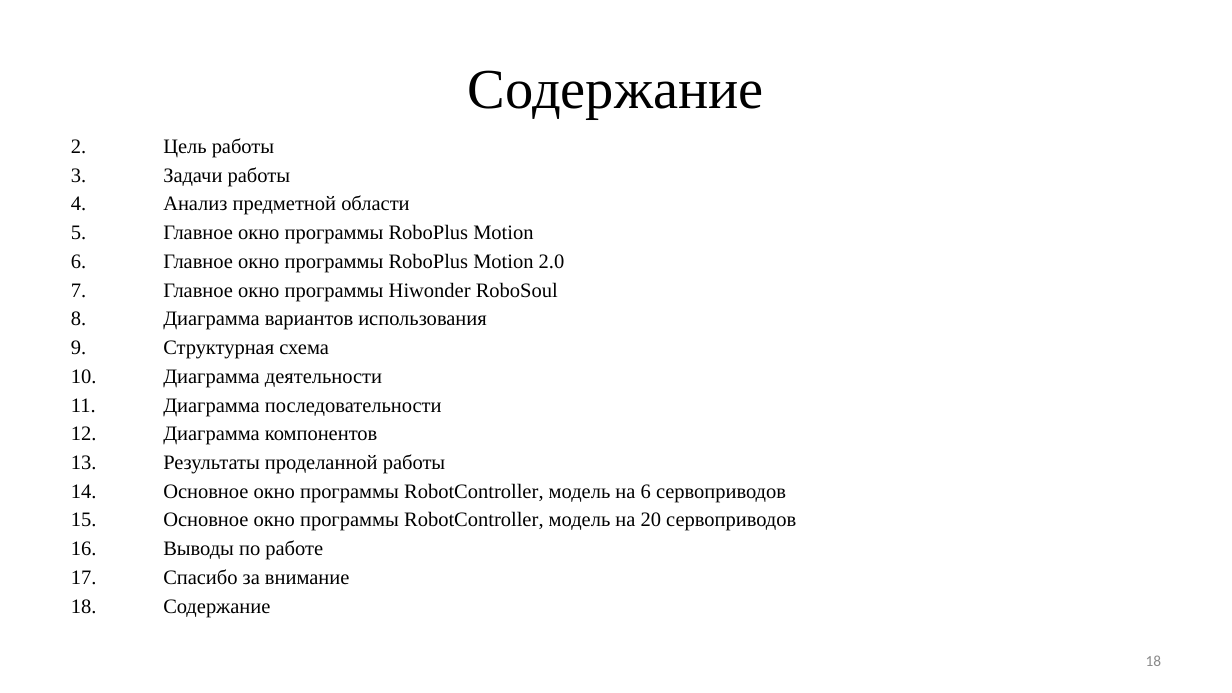
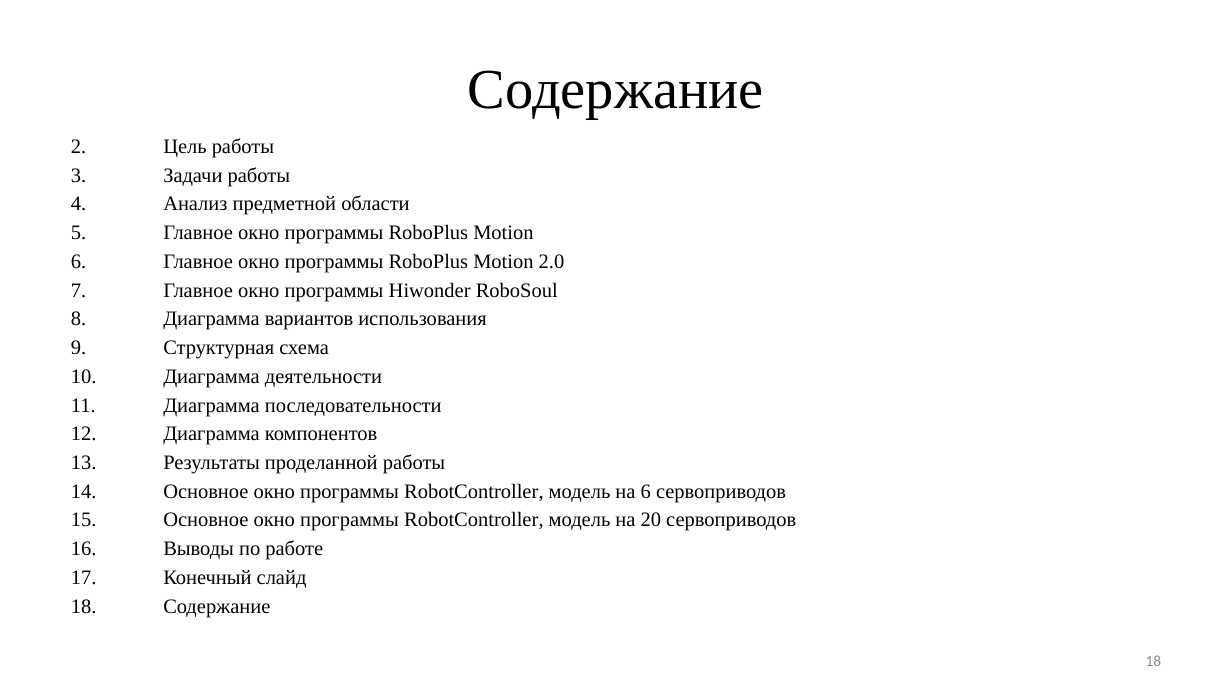
Before and after one commit to ArtemVolkov2103/1-Diplom, a slide deck: slide 18 of Дипломная Волков.pptx. Drawn at 1232x693 pixels with LibreOffice and Linux fonts; fonts in the diff are those of the drawing. Boxes give left, top, right and bottom in pixels: in the first picture for what was removed or moved away, otherwise in the second. Text is boxed around its words. In the diff, an @@ line names an element or a change of style, - is before the commit and + after.

```diff
--- a/Дипломная Волков.pptx
+++ b/Дипломная Волков.pptx
@@ text at (163, 570, 307, 588): text changed @@
-17. Спасибо за внимание
+17. Конечный слайд
```
Also in this commit, not shown: 3 other files.
